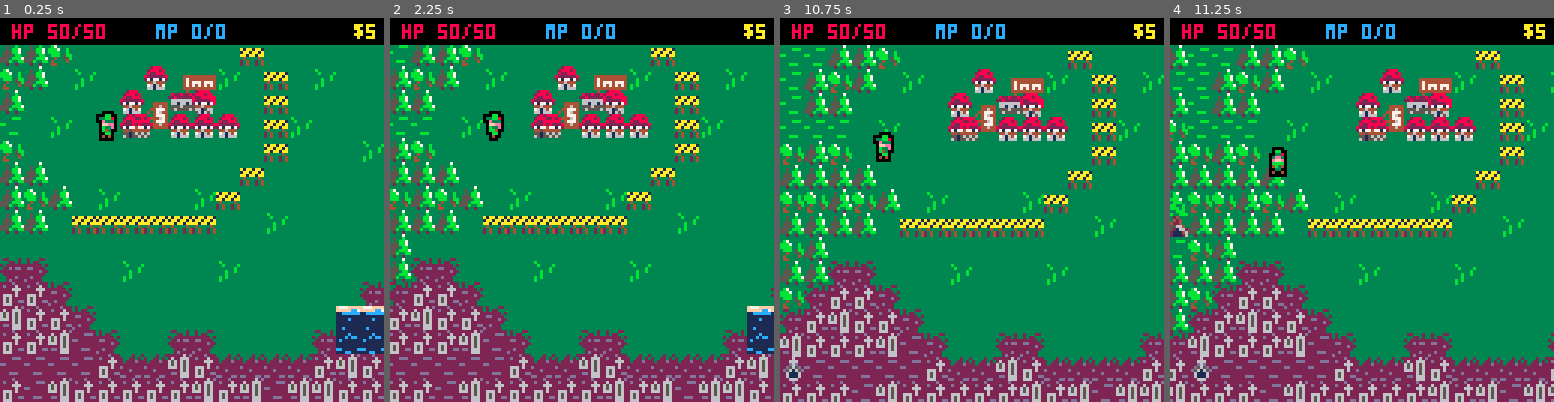
Above: before the commit, frames 1-4 (left to right).
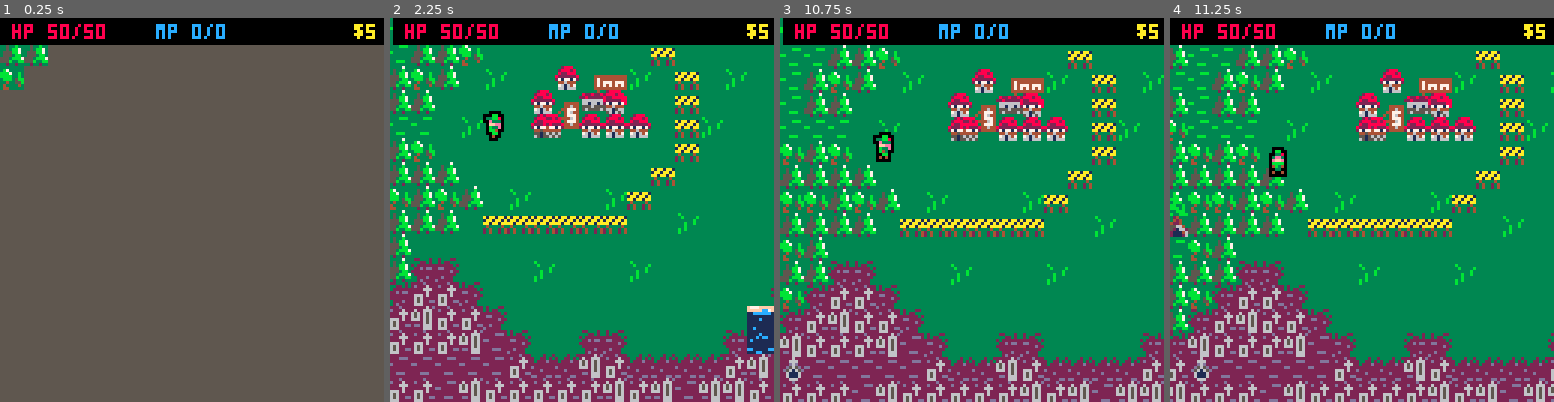
Above: after the commit, the same moments.

Repository: AddisonMink/pico8-rpg
Game: PICO-8 cartridge game.p8
Same seed, same stepped clock (60 frames per second), same inputs: the game is played once before the commit and once after it.
Inputs:
- Up to frame 1 (0.25 s): no input
- Up to frame 2 (2.25 s): tap O (Z key) at 0.33, 0.7, 1.43, 2.22 s; tap X (X key) at 1.07, 2.07 s; hold Left from 1.97 s (still down)
- Up to frame 3 (10.75 s): release Left at 2.37 s; tap X (X key) every 0.33 s from 2.4 to 10.73 s; hold Down 2.42-2.82 s; hold Right 2.87-3.53 s; tap O (Z key) every 0.88 s from 3.1 to 10.17 s; hold Up 3.58-4.08 s; hold Right 4.13-4.53 s; hold Down 4.58-5.08 s; hold Left 5.13-5.8 s; hold Up 5.85-6.18 s; hold Left 6.23-6.63 s; hold Down 6.68-7.08 s; hold Right 7.13-7.8 s; hold Up 7.85-8.35 s; hold Right 8.4-8.8 s; hold Down 8.85-9.35 s; hold Left 9.4-10.07 s; hold Up 10.12-10.45 s; hold Left from 10.5 s (still down)
- Up to frame 4 (11.25 s): release Left at 10.9 s; hold Down from 10.95 s (still down); tap O (Z key) at 11.05 s; tap X (X key) at 11.07 s

The runs differ from the first frame. In frame 1, 90% of the frame differs, in the area x 0-100%, y 7-100%; in frame 2, 1.2%; in frame 3, 1.2%; in frame 4, nothing differs.

Commit message:
add screen transition.

Diff:
--- a/game.p8
+++ b/game.p8
@@ -10,10 +10,17 @@
 
 function _init()
   world = world_new()
-  state = "world"
+  draw_trans_func1 = function() end
+  draw_trans_func2 = function() world:draw() end
+  next_state = "world"
+  t0 = time()
+  state = "transition"
 end
 
 function _update()
+  global.camera_x = peek2(0x5f28)
+  global.camera_y = peek2(0x5f2a)
+
   if state == "world" then
     local code, result = world:update()
     if code == "dialogue" then
@@ -25,21 +32,26 @@
     if done then
       state = "world"
     end
+  elseif state == "transition" then
+    local done = time() - t0 > screen_transition_dur
+    if done then
+      state = next_state
+    end
   end
 end
 
 function _draw()
-  local camera_x = peek2(0x5f28)
-  local camera_y = peek2(0x5f2a)
-
   cls()
   if state == "world" then
     world:draw()
   elseif state == "dialogue" then
     dialogue:draw()
+  elseif state == "transition" then
+    draw_screen_transition(draw_trans_func1, draw_trans_func2, time() - t0)
   end
 
   -- draw hud
+  local camera_x, camera_y = global.camera_x, global.camera_y
   local hp_str = "hp " .. global.player.hp .. "/" .. global.player.max_hp
   local hp_x = 4
   local mp_str = "mp " .. global.player.mp .. "/" .. global.player.max_mp
--- a/global_state.lua
+++ b/global_state.lua
@@ -14,5 +14,9 @@
   shop_items = {
     { name = "potion", price = 2 },
     { name = "bomba", price = 3 }
-  }
+  },
+
+  -- camera data
+  camera_x = 0,
+  camera_y = 0
 }
--- a/util.lua
+++ b/util.lua
@@ -1,3 +1,5 @@
+screen_transition_dur = 0.5
+
 function pad_str(str, len)
   local padding = len - #str
   while padding > 0 do
@@ -23,3 +25,25 @@
   pal()
   spr(id, x, y, 1, 1, flip_x)
 end
+
+function draw_screen_transition(draw_func1, draw_func2, elapsed)
+  local camera_x, camera_y = global.camera_x, global.camera_y
+  local progress = min(1, elapsed / screen_transition_dur)
+  local reverse = progress > 0.5
+  local progress = reverse and (progress - 0.5) * 2 or progress * 2
+  local frontier = flr(progress * 32)
+  local func = reverse and draw_func2 or draw_func1
+
+  func()
+  for x = 0, 32 do
+    for y = 0, 32 do
+      local i = x + y
+      local ok = reverse and i > frontier or not reverse and i < frontier
+      if ok then
+        local x = camera_x + x * 8
+        local y = camera_y + y * 8
+        rectfill(x, y, x + 7, y + 7, 5)
+      end
+    end
+  end
+end
--- a/world.lua
+++ b/world.lua
@@ -16,6 +16,10 @@
   local on_scripted_battle_tile = false
   local dialogue = nil
   local me = {}
+  -- #endregion
+
+  -- #region initialization
+  camera(camera_x, camera_y)
   -- #endregion
 
   local dialogue_map = {
